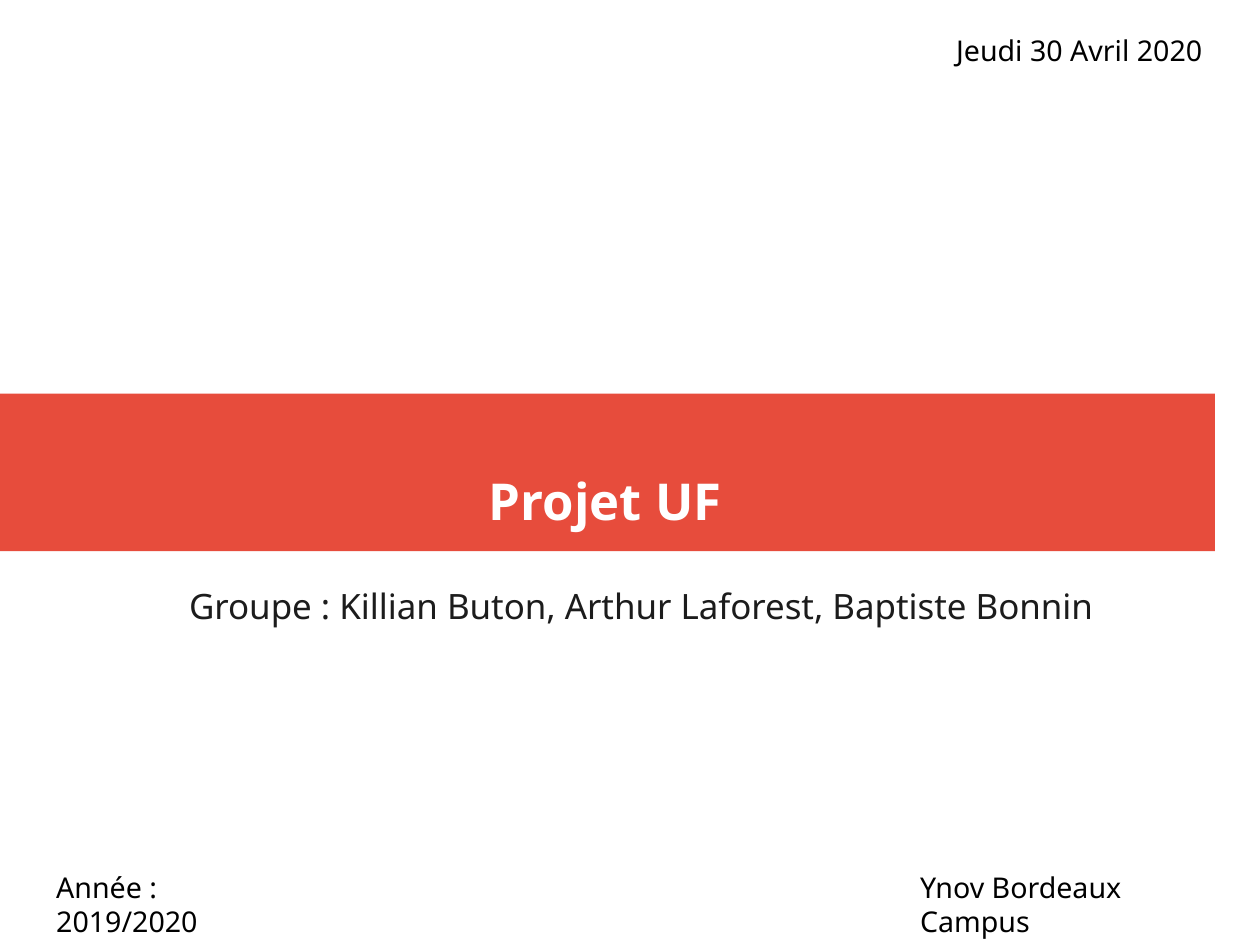
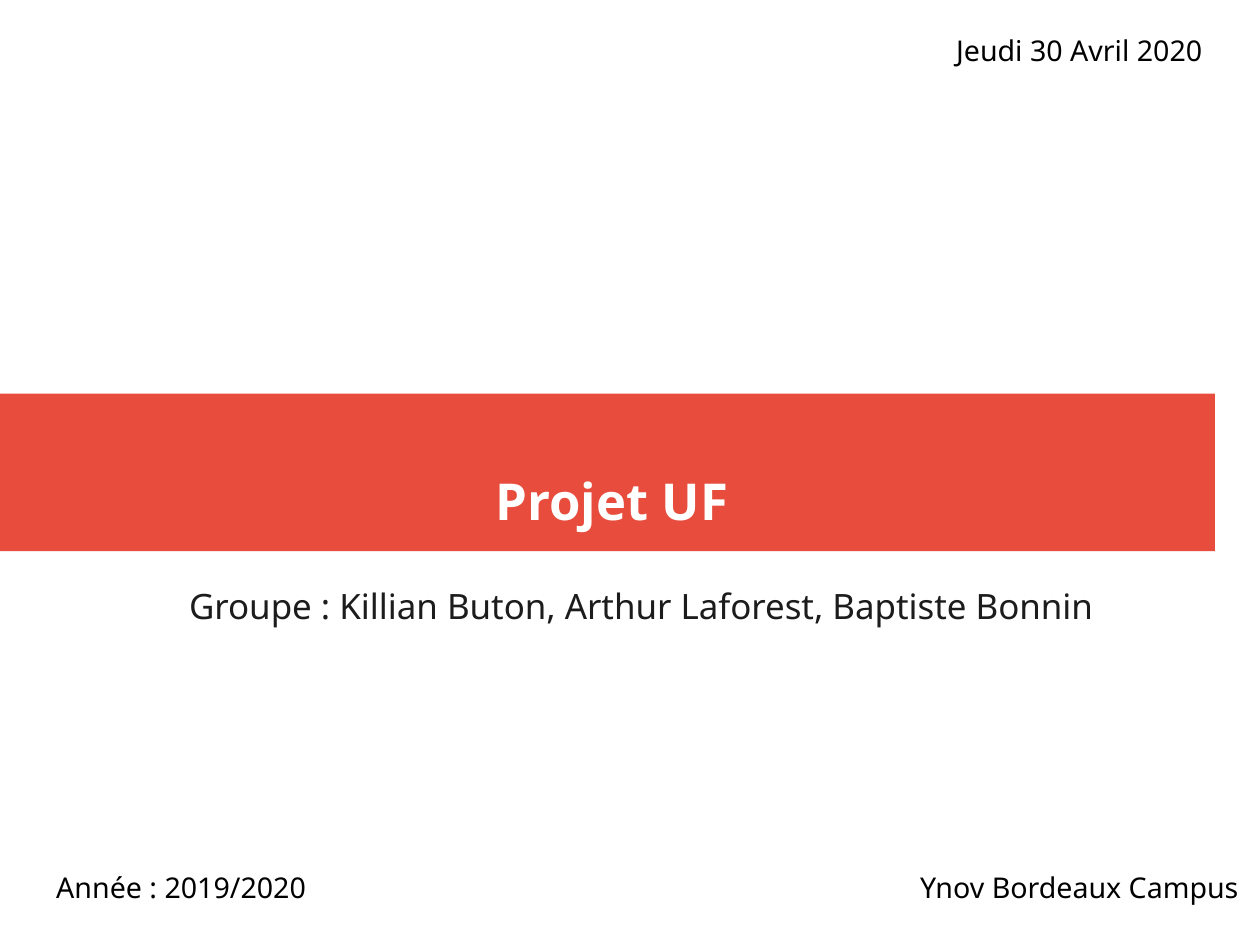
Before and after one commit to exender/Projet-dev, a slide deck: slide 1 of presentation.odp. Drawn at 1260x945 pixels with LibreOffice and Linux fonts; fonts in the diff are those of the drawing. Boxes give left, top, right and bottom in pixels: in the first picture for what was removed or moved away, otherwise in the second. Text is boxed around its words. In the diff, an @@ line names an element or a change of style, - is before the commit and + after.

```diff
--- a/presentation.odp
+++ b/presentation.odp
@@ rectangle removed at (0, 393, 1215, 551) @@
@@ freeform shape added at (0, 393, 1215, 551), fill #E74C3C @@
@@ title "Projet UF": place and size @@
-title "Projet UF" at (489, 481, 721, 532)
+title "Projet UF" at (496, 481, 728, 532)
@@ text "Année : 2019/2020" rewrapped from (56, 876, 197, 933) to (56, 876, 306, 899) @@
@@ text "Ynov Bordeaux Campus" rewrapped from (920, 876, 1122, 939) to (920, 876, 1239, 905) @@
```
Also in this commit, not shown: 1 other slide changed, 3 slides added, 1 slide removed.
